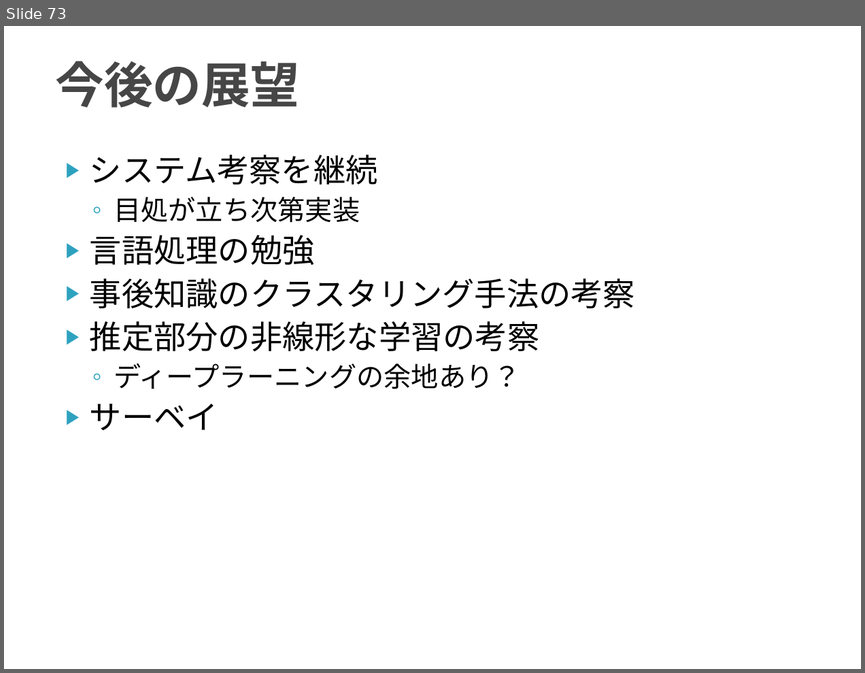
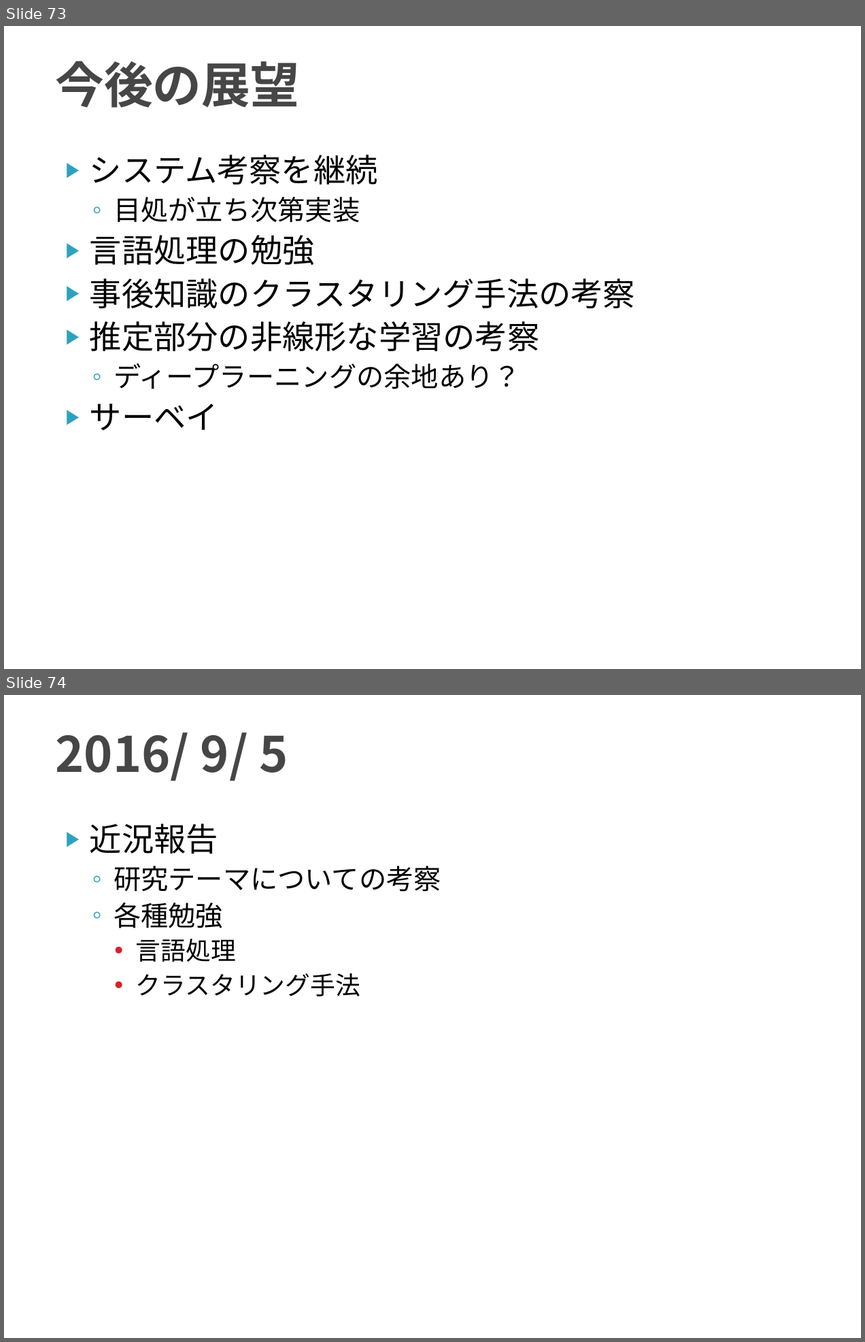
Before and after one commit to TetsuyaKomota/GitforEclipseTest, a slide deck: IntentionLearning_v2/slide/discussion2016.pptx. Shown one above the other, each under a label of ours: slide 73 before the commit, slides 73 and 74 after it. The pictures are 865x673 and 865x1342 pixels, drawn with LibreOffice and Linux fonts; fonts in the diff are those of the drawing. Boxes give left, top, right and bottom in pixels: in the first picture for what was removed or moved away, otherwise in the second. Text is boxed around its words. In the diff, an @@ line names an element or a change of style, - is before the commit and + after.

```diff
--- a/IntentionLearning_v2/slide/discussion2016.pptx
+++ b/IntentionLearning_v2/slide/discussion2016.pptx
@@ slide 74 added at (x1=4, y1=695, x2=861, y2=1338), background #FFFFFF @@
@@ title added at (x1=55, y1=732, x2=288, y2=781), 41 pt, text #464646, bold @@
+2016/ 9/ 5
@@ text added at (x1=90, y1=824, x2=441, y2=996), 23 pt, text #000000 @@
+▶ 近況報告
+  ◦ 研究テーマについての考察
+  ◦ 各種勉強
+    • 言語処理
+    • クラスタリング手法
```
Also in this commit, not shown: 4 slides changed, 12 other slides added, 1 other file.
